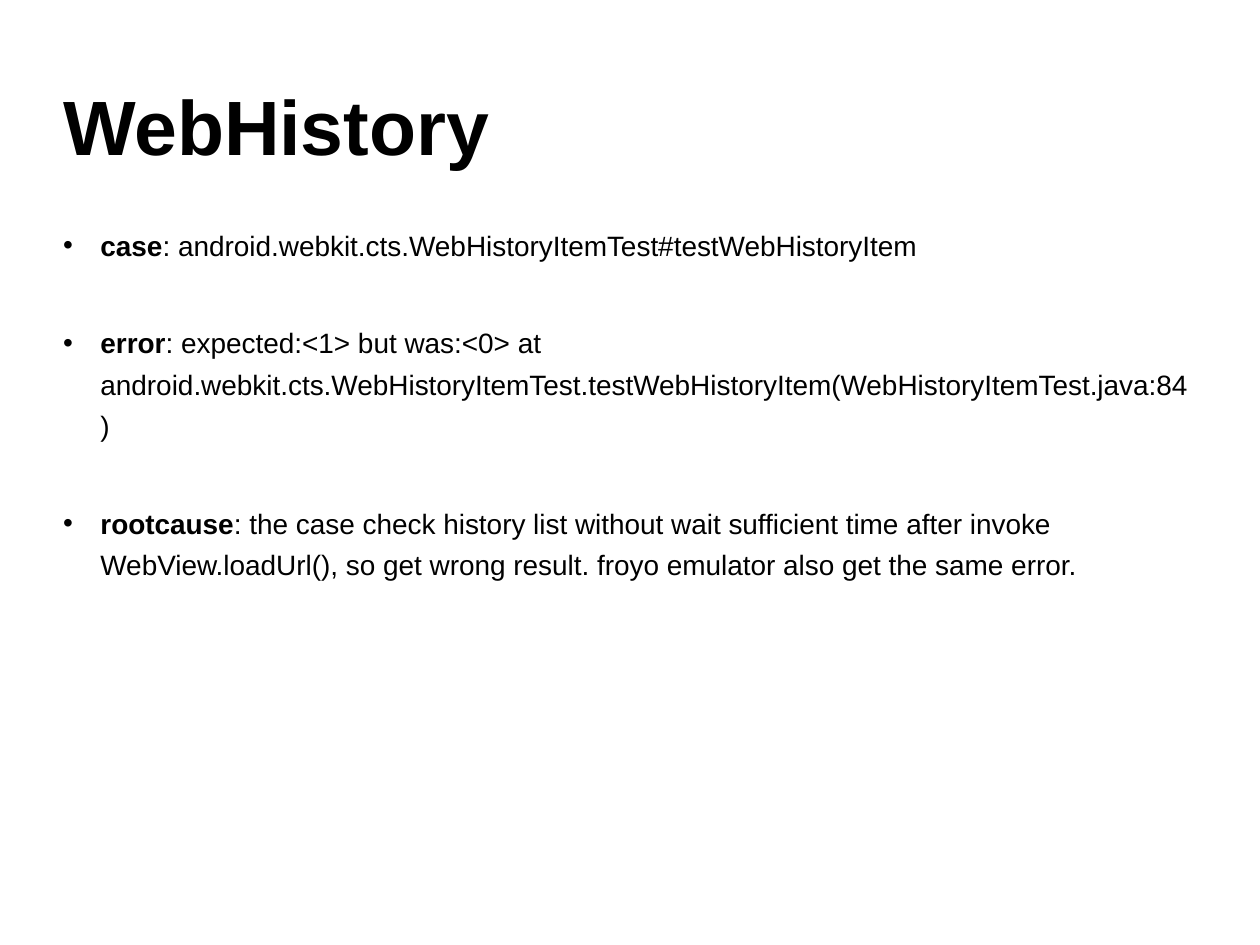
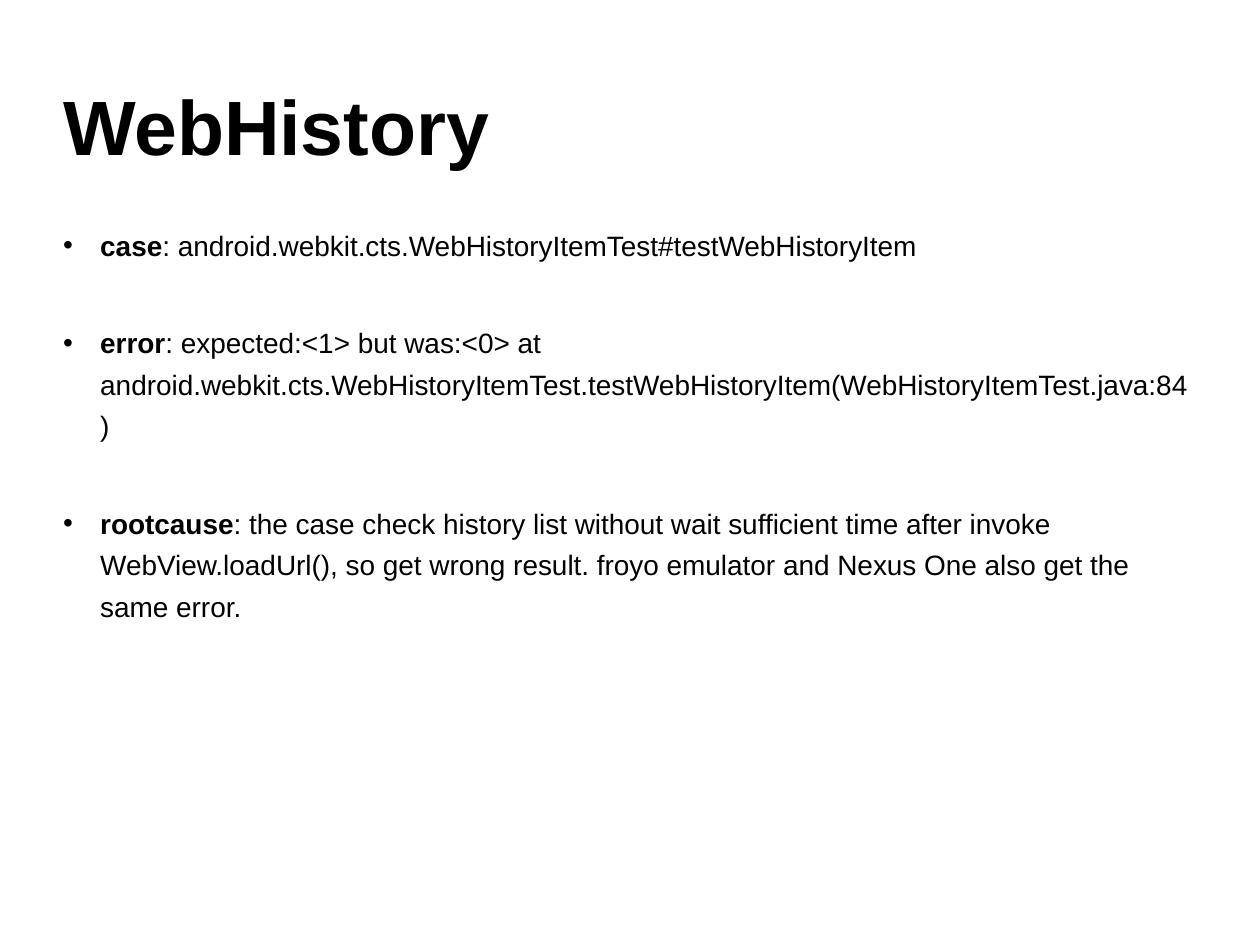
Before and after one commit to widerules/system-information, a slide deck: slide 51 of cts/CTS-training.ppt. Drawn at 1260x945 pixels with LibreOffice and Linux fonts; fonts in the diff are those of the drawing; background and template pictures are left out. Boxes give left, top, right and bottom in pixels: in the first picture for what was removed or moved away, otherwise in the second. Text is boxed around its words. In the diff, an @@ line names an element or a change of style, - is before the commit and + after.

```diff
--- a/cts/CTS-training.ppt
+++ b/cts/CTS-training.ppt
@@ text at (x1=100, y1=513, x2=1129, y2=618): text changed @@
-• rootcause: the case check history list without wait sufficient time after invoke WebView.loadUrl(), so get wrong result. froyo emulator also get the same error.
+• rootcause: the case check history list without wait sufficient time after invoke WebView.loadUrl(), so get wrong result. froyo emulator and Nexus One also get the same error.
```
Also in this commit, not shown: 2 other files.
